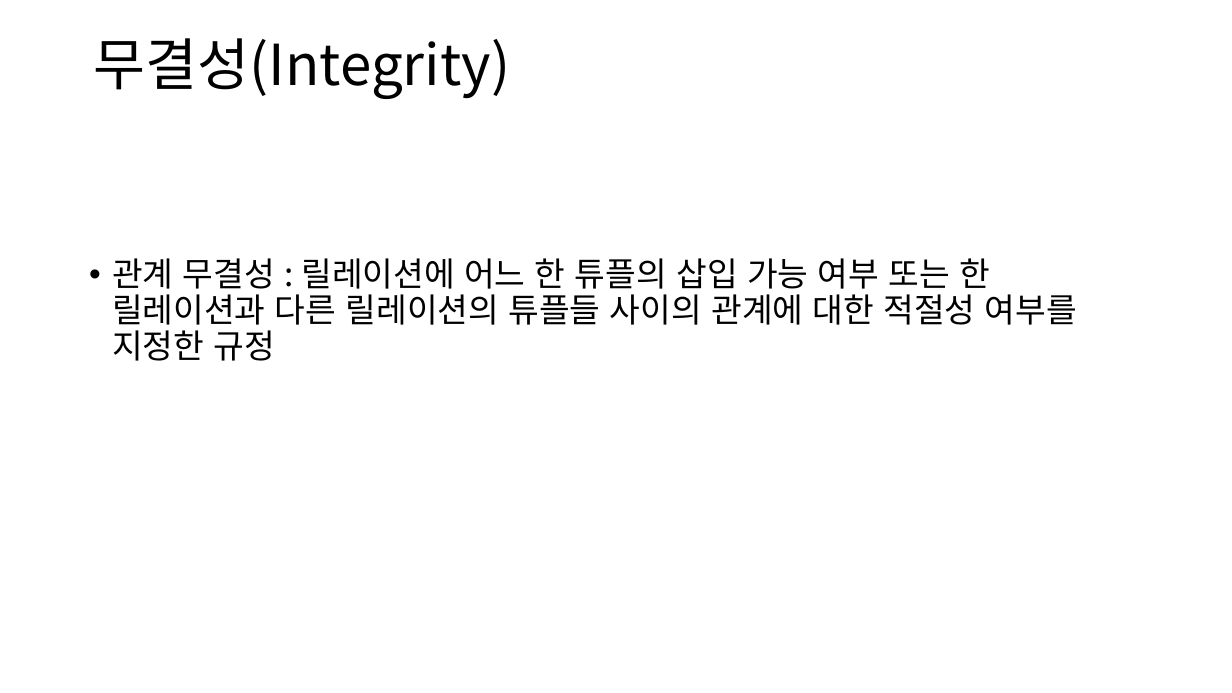
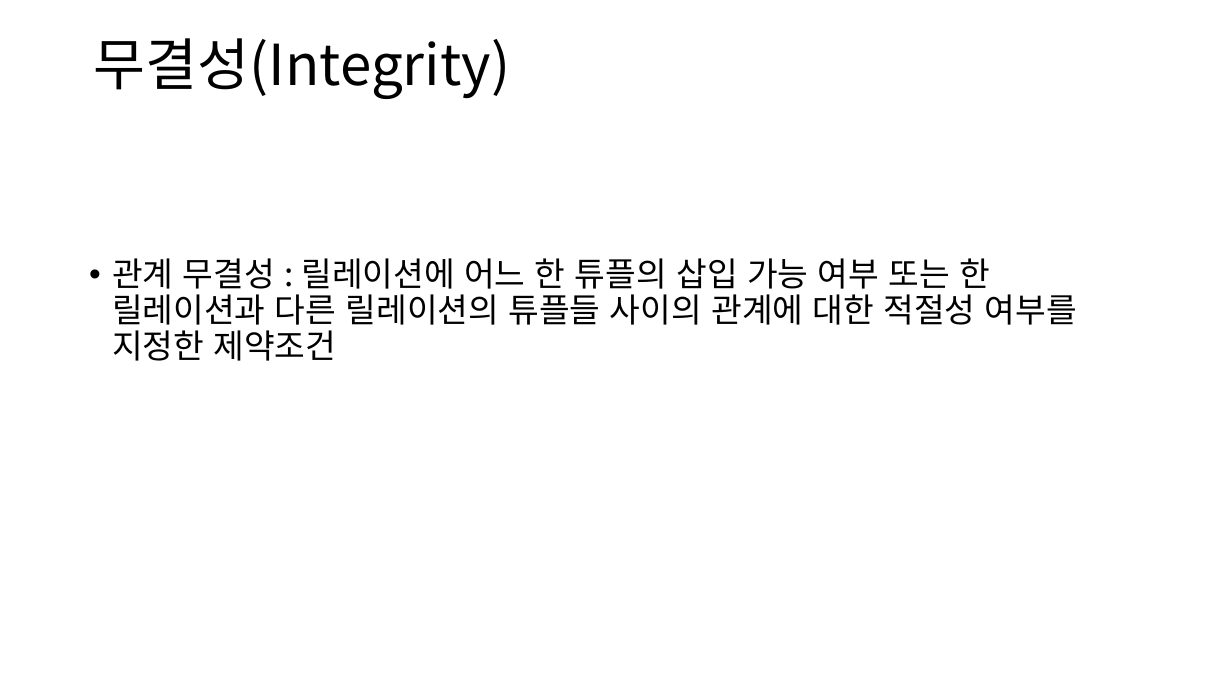
Before and after one commit to lhs501/mirim, a slide deck: slide 12 of schema.pptx. Drawn at 1232x693 pixels with LibreOffice and Linux fonts; fonts in the diff are those of the drawing. Boxes give left, top, right and bottom in pixels: in the first picture for what was removed or moved away, otherwise in the second. Text is boxed around its words. In the diff, an @@ line names an element or a change of style, - is before the commit and + after.

```diff
--- a/schema.pptx
+++ b/schema.pptx
@@ text at (112,258,1077,361): text changed @@
-• 관계 무결성 : 릴레이션에 어느 한 튜플의 삽입 가능 여부 또는 한 릴레이션과 다른 릴레이션의 튜플들 사이의 관계에 대한 적절성 여부를 지정한 규정
+• 관계 무결성 : 릴레이션에 어느 한 튜플의 삽입 가능 여부 또는 한 릴레이션과 다른 릴레이션의 튜플들 사이의 관계에 대한 적절성 여부를 지정한 제약조건
```
Also in this commit, not shown: 8 other slides changed, 3 other files.
